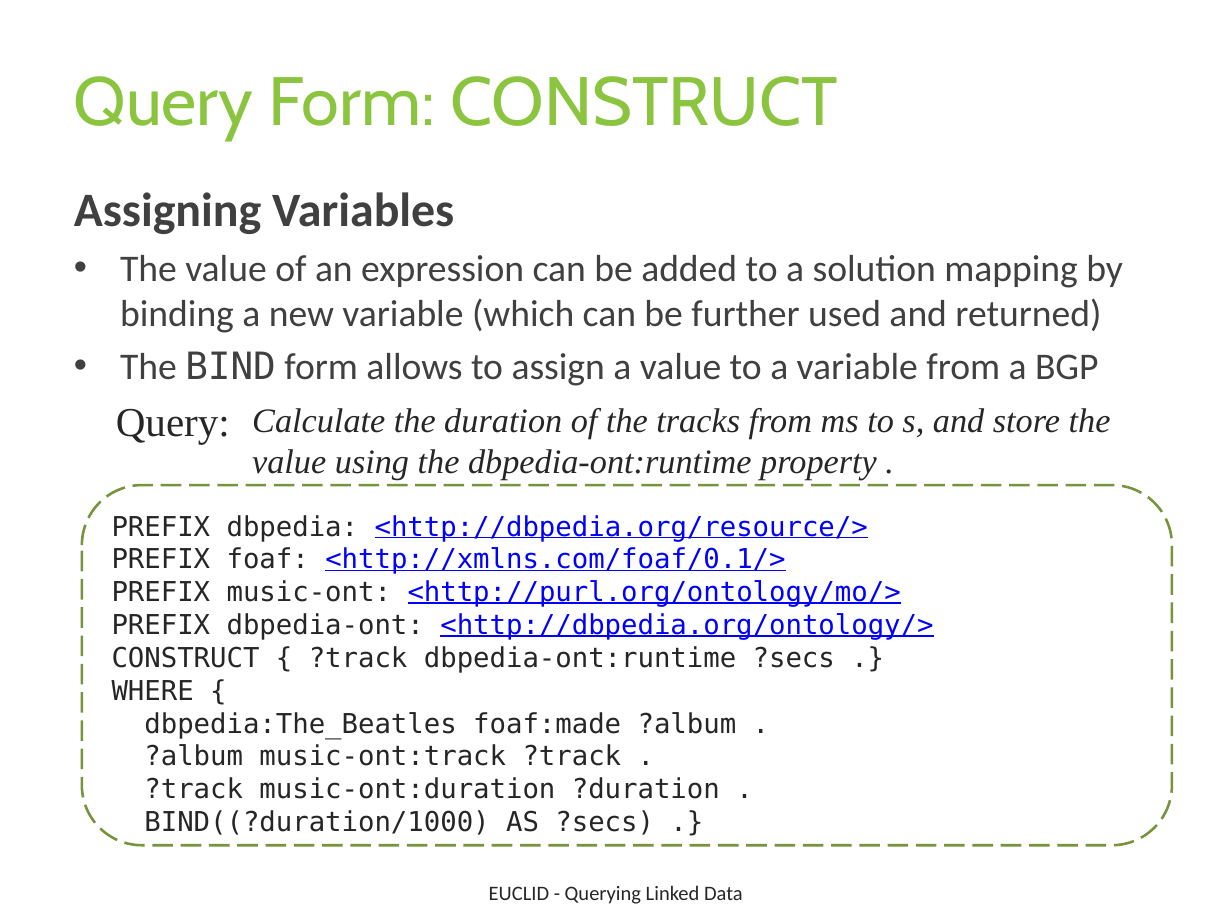
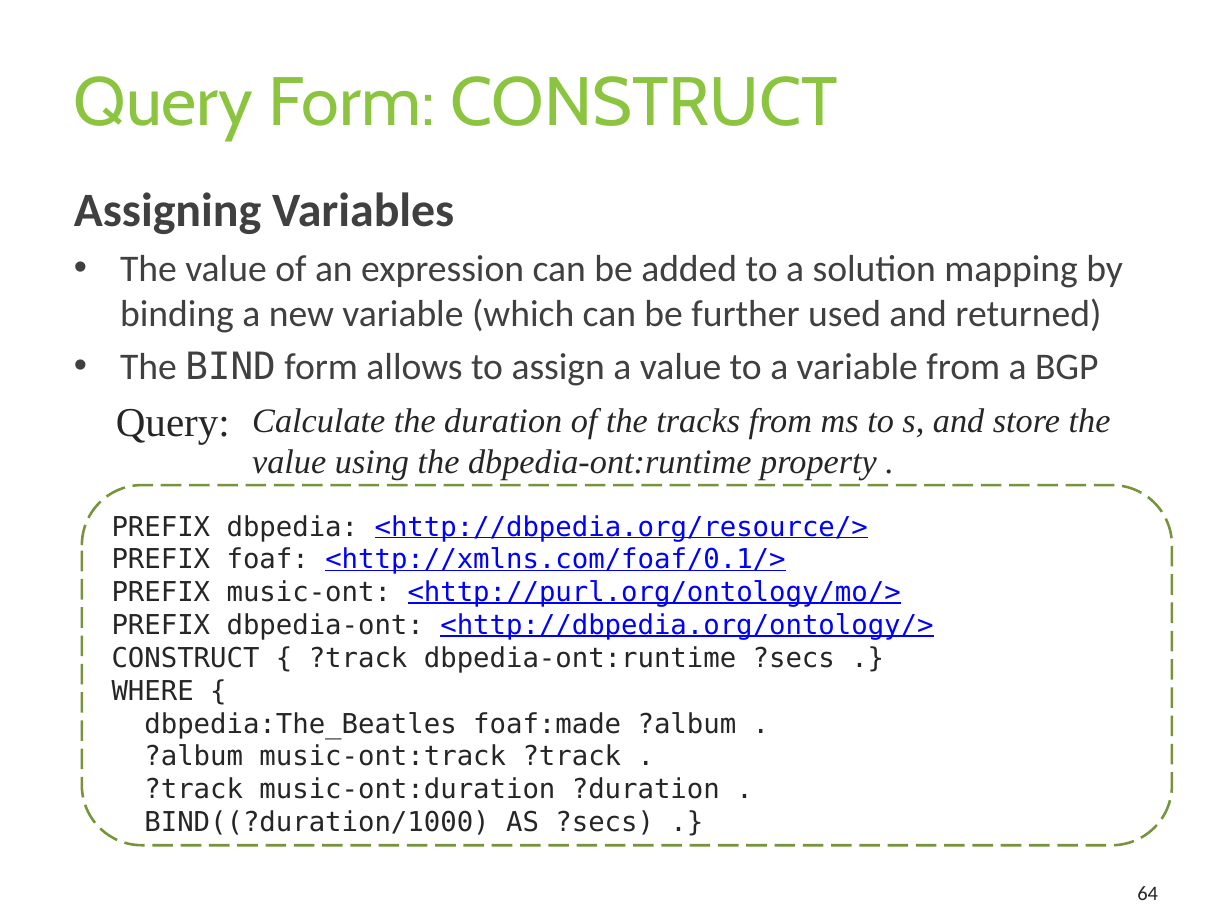
Before and after one commit to tushart91/spring-usc, a slide deck: slide 64 of Information Integration/2015-01-26-SPARQL/2015-01-26-SPARQL.pptx. Drawn at 1232x924 pixels with LibreOffice and Linux fonts; fonts in the diff are those of the drawing; background and template pictures are left out. Boxes give left, top, right and bottom in pixels: in the first picture for what was removed or moved away, otherwise in the second. Text is boxed around its words. In the diff, an @@ line names an element or a change of style, - is before the commit and + after.

```diff
--- a/Information Integration/2015-01-26-SPARQL/2015-01-26-SPARQL.pptx
+++ b/Information Integration/2015-01-26-SPARQL/2015-01-26-SPARQL.pptx
@@ text removed at (x1=489, y1=885, x2=743, y2=904) @@
-EUCLID - Querying Linked Data
@@ page number added at (x1=1137, y1=886, x2=1158, y2=900), 12 pt, text #262626 @@
+64
```
Also in this commit, not shown: 8 other slides changed, 13 other files.
